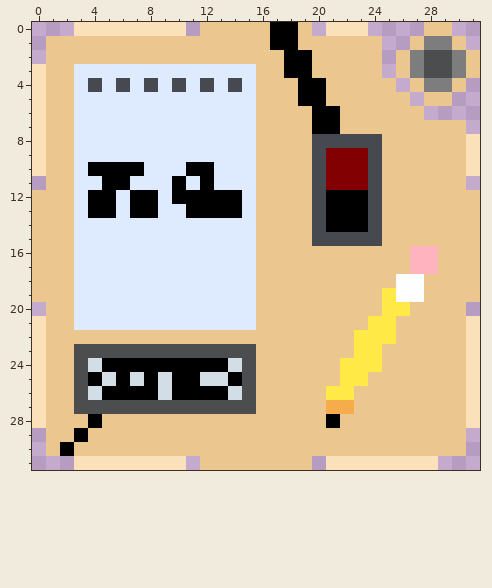
Pixel-art sprite: Icons/Organization.png. This is how it looked before the edit.
The file is 32x32 pixels. Colours within 5 levels of each other are drawn and written as one.
The result:
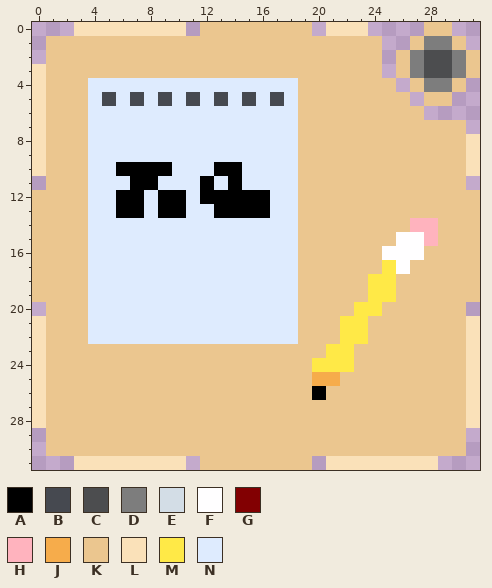
Palette (. is transparent): A #000000  B #464950  C #4c4d4f  D #7d7d7d  E #d3dde6  F #fffeff  G #820002  H #ffb3be  J #f6ac4b  K #ebc68f  L #fae1b9  M #ffe947  N #deebfe
The edit:
Changed rows in their new state; - is an unchanged pixel.
first column x 2:
 0 ---------------KK----------
 1 ---------------KK----------
 2 ----------------KK---------
 3 -KKKKKKKKKKKKK--KK---------
 4 -KN-N-N-N-N-N-NNNKK--------
 5 -K-B-B-B-B-B-BNBNKK--------
 6 -K------------NNN-KK-------
 7 -K------------NNN-KK-------
 8 -K------------NNN-KKKKK----
 9 -K------------NNN-KKKKK----
10 -KNN--AA-NNAA-NNN-KKKKK----
11 -K-NNAA-N---A-NNN-KKKKK----
12 -KNNA-NA-N---AANN-KKKKK----
13 -KNNA-NAANN--AANN-KKKKK----
14 -K------------NNN-KKKKK--HH
15 -K------------NNN-KKKKK-FFH
16 -K------------NNN------FFFK
17 -K------------NNN------MFKK
18 -K------------NNN-----MMKK-
19 -K------------NNN-----M-KK-
20 -K------------NNN----MMKK--
21 -K------------NNN---MMKK---
22 --NNNNNNNNNNNNNNN---M-KK---
23 -KKKKKKKKKKKKK-----MMKK----
24 -KKKKKKKKKKKKK----MM-KK----
25 -KKKKKKKKKKKKK----JJKK-----
26 -KKKKKKKKKKKKK----AKK------
27 -KKKKKKKKKKKKK-----KK------
28 --K----------------K-------
29 -K-------------------------
30 K--------------------------
Where, in picture pixels (left, top, right, bottom), the same in both pictures:
changed: (60, 22, 438, 456)
